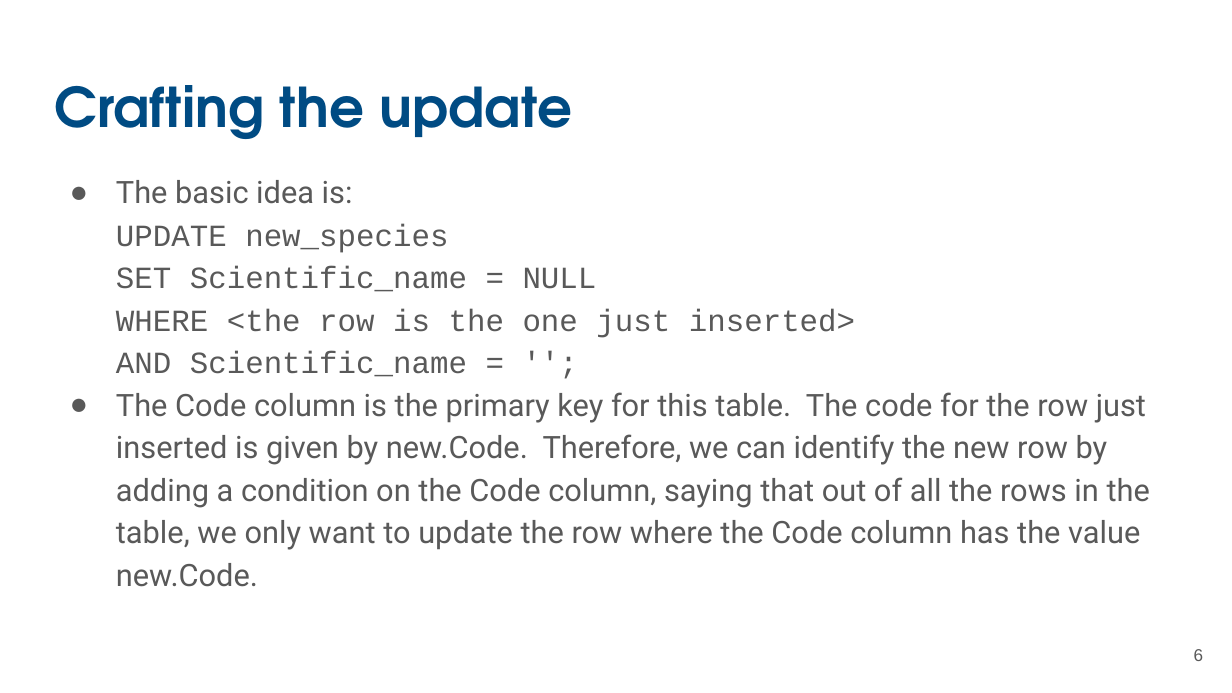
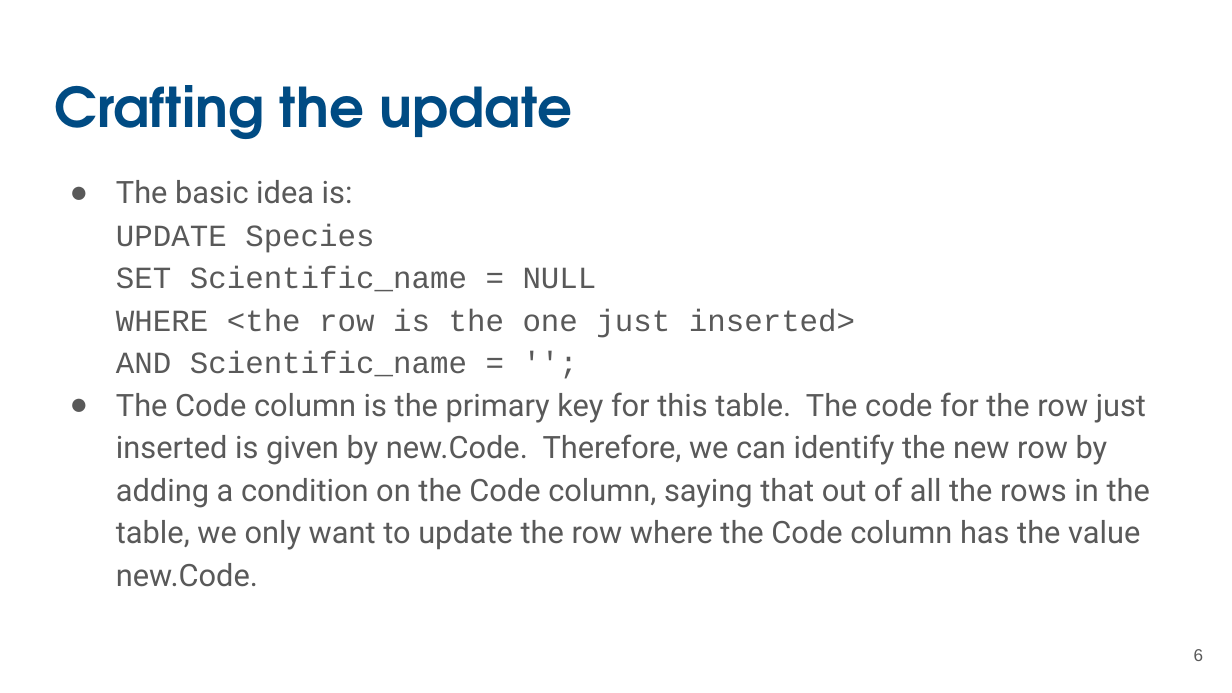
Before and after one commit to UCSB-Library-Research-Data-Services/bren-eds213, a slide deck: slide 6 of modules/week05/slides-05-triggers.pptx. Drawn at 1232x693 pixels with LibreOffice and Linux fonts; fonts in the diff are those of the drawing. Boxes give left, top, right and bottom in pixels: in the first picture for what was removed or moved away, otherwise in the second. Text is boxed around its words. In the diff, an @@ line names an element or a change of style, - is before the commit and + after.

```diff
--- a/modules/week05/slides-05-triggers.pptx
+++ b/modules/week05/slides-05-triggers.pptx
@@ text at box(116, 180, 855, 377): text changed @@
-● The basic idea is:
-  UPDATE new_species
-  SET Scientific_name = NULL
-  WHERE <the row is the one just inserted>
-  AND Scientific_name = '';
+● The basic idea is:
+  UPDATE Species
+  SET Scientific_name = NULL
+  WHERE <the row is the one just inserted>
+  AND Scientific_name = '';
```
Also in this commit, not shown: 4 other slides changed.
